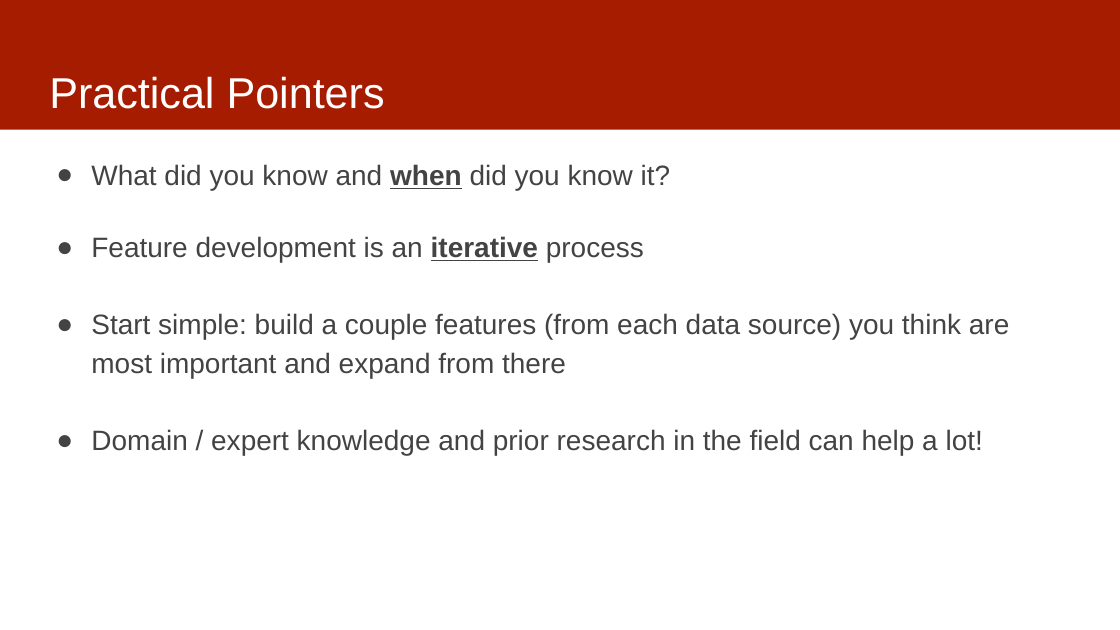
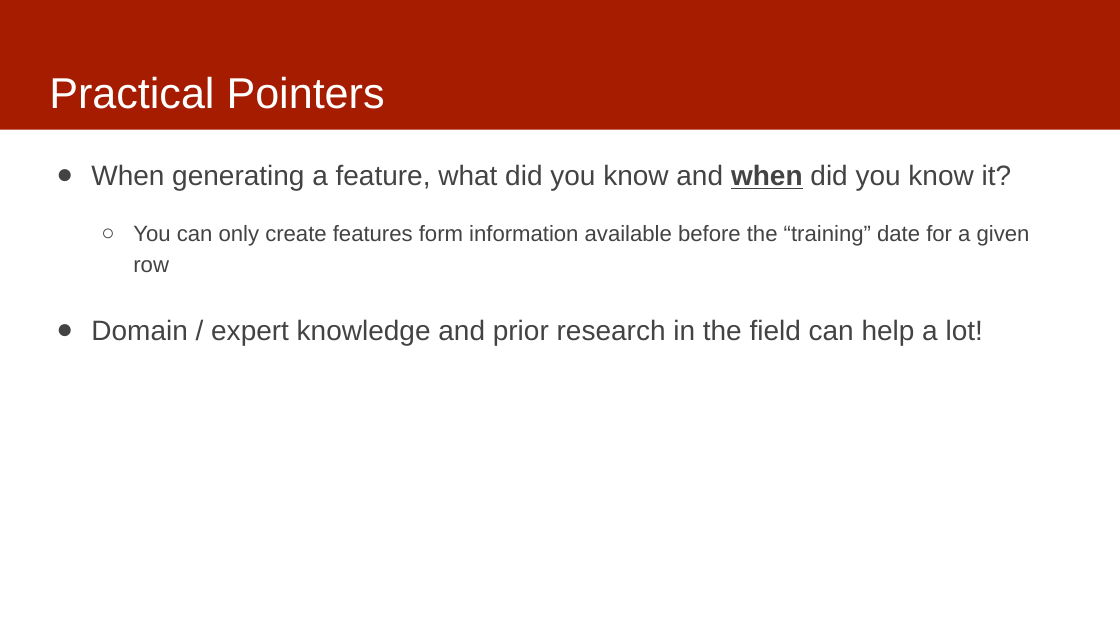
Before and after one commit to dssg/mlforpublicpolicylab, a slide deck: slide 4 of 05 - Features/features-and-imputation.pptx. Drawn at 1120x630 pixels with LibreOffice and Linux fonts; fonts in the diff are those of the drawing. Boxes give left, top, right and bottom in pixels: in the first picture for what was removed or moved away, otherwise in the second. Text is boxed around its words. In the diff, an @@ line names an element or a change of style, - is before the commit and + after.

```diff
--- a/05 - Features/features-and-imputation.pptx
+++ b/05 - Features/features-and-imputation.pptx
@@ text at (91, 164, 1030, 272): text changed; size 24 to 19 pt @@
-● What did you know and when did you know it?
-● Feature development is an iterative process
-● Start simple: build a couple features (from each data source) you think are most important and expand from there
+● When generating a feature, what did you know and when did you know it?
+  ○ You can only create features form information available before the “training” date for a given row
```
Also in this commit, not shown: 2 other slides changed.
